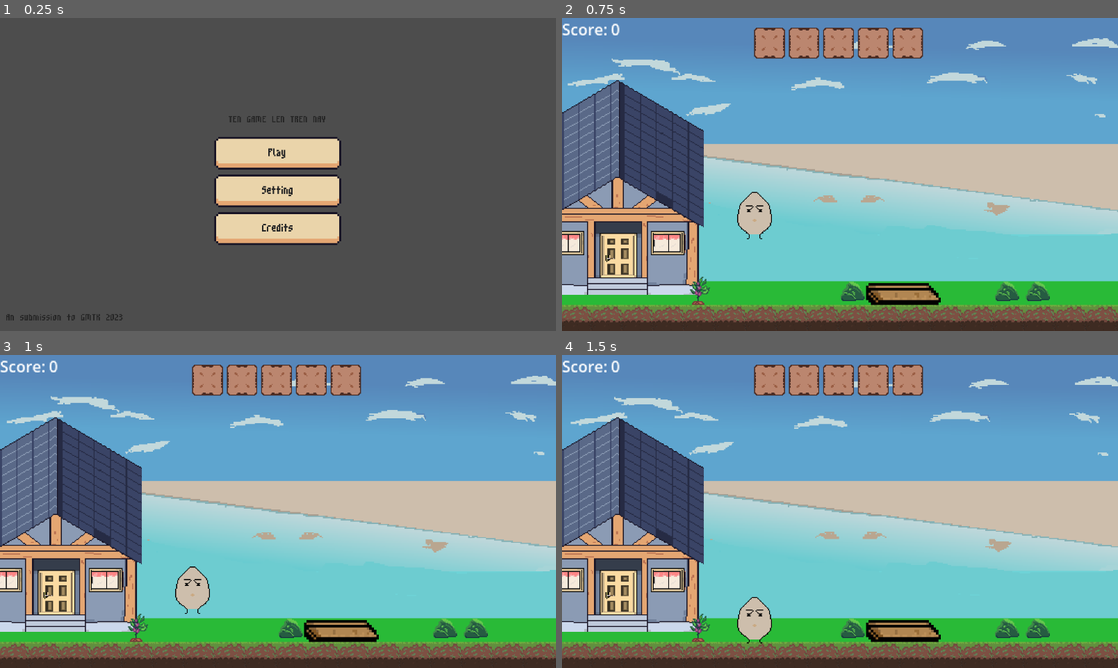
Above: before the commit, frames 1-4 (two rows, left to right).
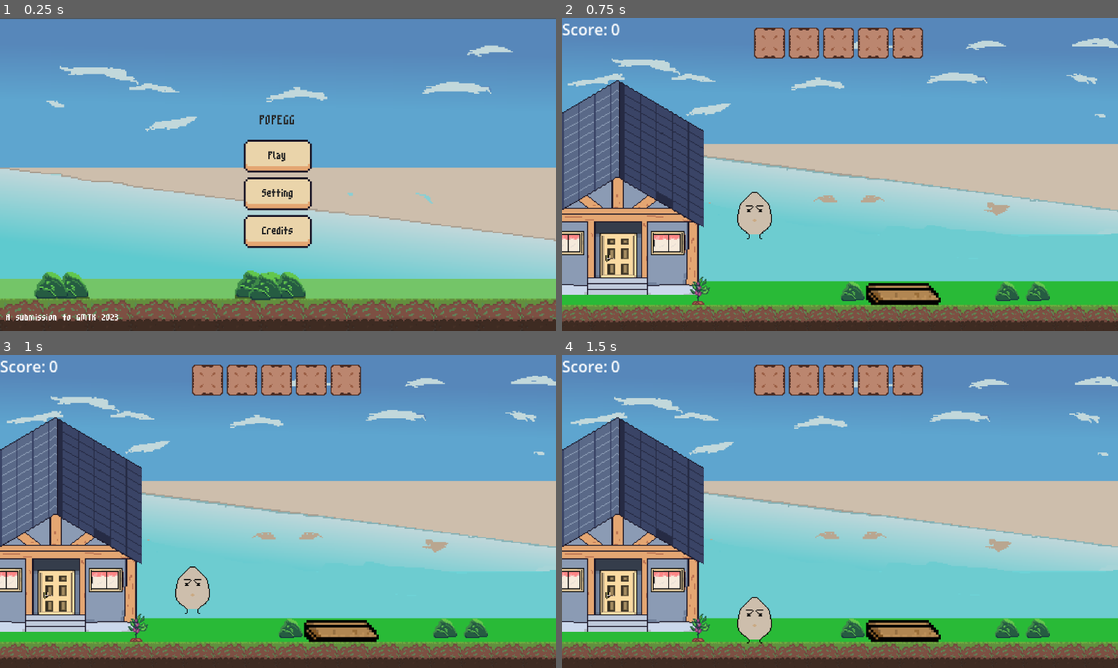
Above: after the commit, the same moments.

Repository: dawn1810/gmtk-2023
Game: Godot game, scene res://ui/main_menu.tscn
Same seed, same stepped clock (60 frames per second), same inputs: the game is played once before the commit and once after it. This scene is started directly instead of the project's main scene.
Inputs (mouse positions are in pixels of both pictures, inside the frame that each line leads up to):
- Up to frame 1 (0.25 s): no input
- Up to frame 2 (0.75 s): click "Play" at 0.5 s
- Up to frame 3 (1 s): no input
- Up to frame 4 (1.5 s): click (767, 380) at 1.27 s

The runs differ from the first frame. In frame 1, 97% of the frame differs, in the area x 0-100%, y 0-100%; in frame 2, nothing differs; in frame 3, nothing differs; in frame 4, nothing differs.

Commit message:
credit and menu

Diff:
--- a/ui/main_menu.tscn
+++ b/ui/main_menu.tscn
@@ -1,11 +1,17 @@
-[gd_scene load_steps=3 format=3 uid="uid://cq58hwn83p6k5"]
+[gd_scene load_steps=4 format=3 uid="uid://cq58hwn83p6k5"]
 
 [ext_resource type="Theme" uid="uid://cje4s55txuuax" path="res://themes/gui_theme.tres" id="1_cwbmi"]
 [ext_resource type="Script" path="res://ui/main_menu.gd" id="1_qrjmb"]
+[ext_resource type="Texture2D" uid="uid://bhfknoq3m5y6b" path="res://img/background.png" id="2_jityj"]
 
 [node name="MainMenu" type="CanvasLayer"]
 script = ExtResource("1_qrjmb")
 start_level = "res://screen/level_1.tscn"
+
+[node name="Background" type="Sprite2D" parent="."]
+position = Vector2(675.198, 334.5)
+scale = Vector2(2.81124, 2.77083)
+texture = ExtResource("2_jityj")
 
 [node name="CenterContainer" type="CenterContainer" parent="."]
 anchors_preset = 15
@@ -20,7 +26,10 @@
 
 [node name="Label" type="Label" parent="CenterContainer/VBoxContainer"]
 layout_mode = 2
-text = "TEN GAME LEN TREN NAY"
+theme_override_font_sizes/font_size = 50
+text = "POPEGG"
+horizontal_alignment = 1
+vertical_alignment = 1
 
 [node name="PlayButton" type="Button" parent="CenterContainer/VBoxContainer"]
 layout_mode = 2
@@ -47,7 +56,8 @@
 offset_bottom = -14.0
 grow_vertical = 0
 theme = ExtResource("1_cwbmi")
-text = "An submission to GMTK 2023"
+theme_override_colors/font_color = Color(1, 1, 1, 1)
+text = "A submission to GMTK 2023"
 
 [node name="CreditMenu" type="ColorRect" parent="."]
 visible = false
@@ -90,11 +100,17 @@
 - ten2
 - ten 3
 - ten 4
-- sakojirose3 CUSTOM ART
+- ten 5 CUSTOM ART
 
 3rd-party assets used:
 - m3x6 font by Daniel Linssen
 - Cryo's Mini GUI by PaperHatLizard
+
+Music and SFX:
+- Dova-s.jp
+- artisticdude
+
+
 
 [center]Thank you[/center]"
 
